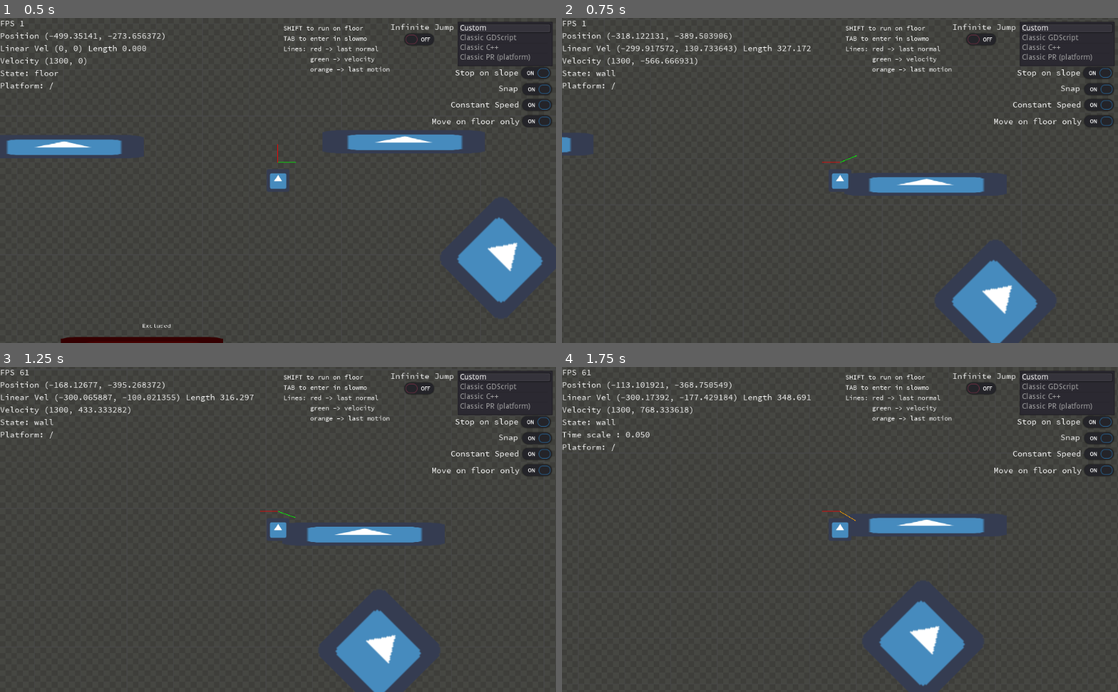
Above: before the commit, frames 1-4 (two rows, left to right).
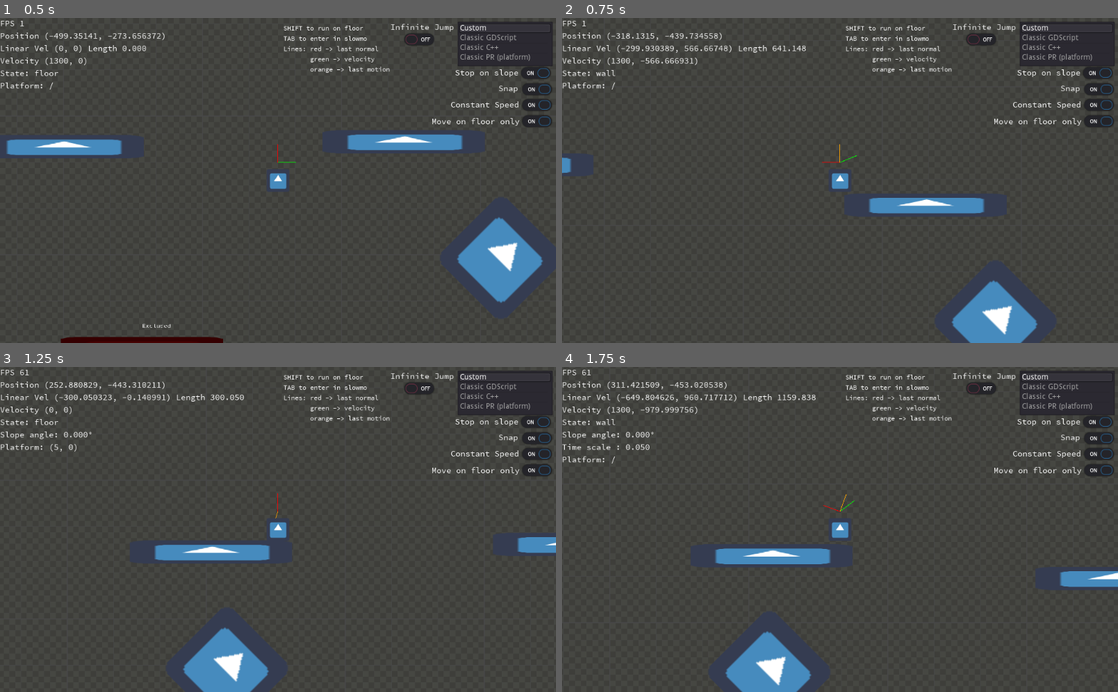
Above: after the commit, the same moments.

Repository: fabriceci/move_and_slide
Game: Godot game, scene res://World.tscn
The game is run twice, just before and just after one commit, with the same random seed, the same clock (stepped at 60 frames per second) and the same inputs. The engine's default icon, where the game draws it, is replaced by a stand-in: a white triangle on a blue panel in a dark square.
Inputs:
- Up to frame 1 (0.5 s): no input
- Up to frame 2 (0.75 s): tap Enter (ui_accept) at 0.5 s; hold Right (ui_right) from 0.53 s (still down); hold Shift (run) from 0.53 s (still down)
- Up to frame 3 (1.25 s): keep holding Right (ui_right); keep holding Shift (run); tap Enter (ui_accept) at 0.77 s
- Up to frame 4 (1.75 s): keep holding Right (ui_right); release Shift (run) at 1.28 s; tap Tab (slow) at 1.35 s; tap Enter (ui_accept) at 1.52 s

Frame 1 is identical in both runs. In frame 2, 4.6% of the frame differs, in the area x 0-86%, y 4-100%; in frame 3, 7.5%; in frame 4, 7.6%, in the area x 0-100%, y 4-100%.

Commit message:
typo

Diff:
--- a/Player/Custom/PlayerCustom.gd
+++ b/Player/Custom/PlayerCustom.gd
@@ -244,6 +244,7 @@
 					position = tmp_position
 
 		can_apply_constant_speed = not sliding_enabled and not can_apply_constant_speed
+		sliding_enabled = true
 
 		if not collision and not on_floor:
 			on_air = true
